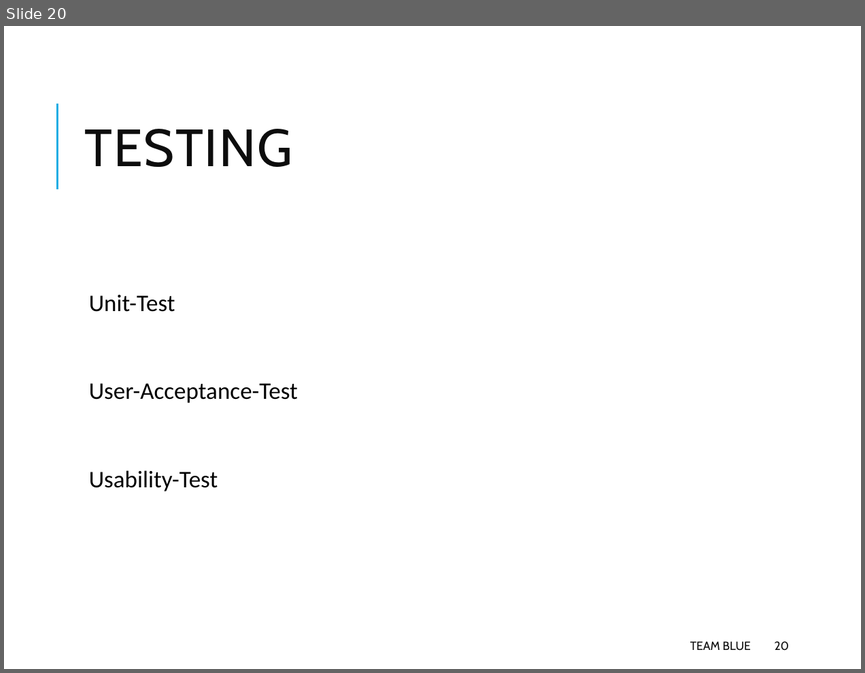
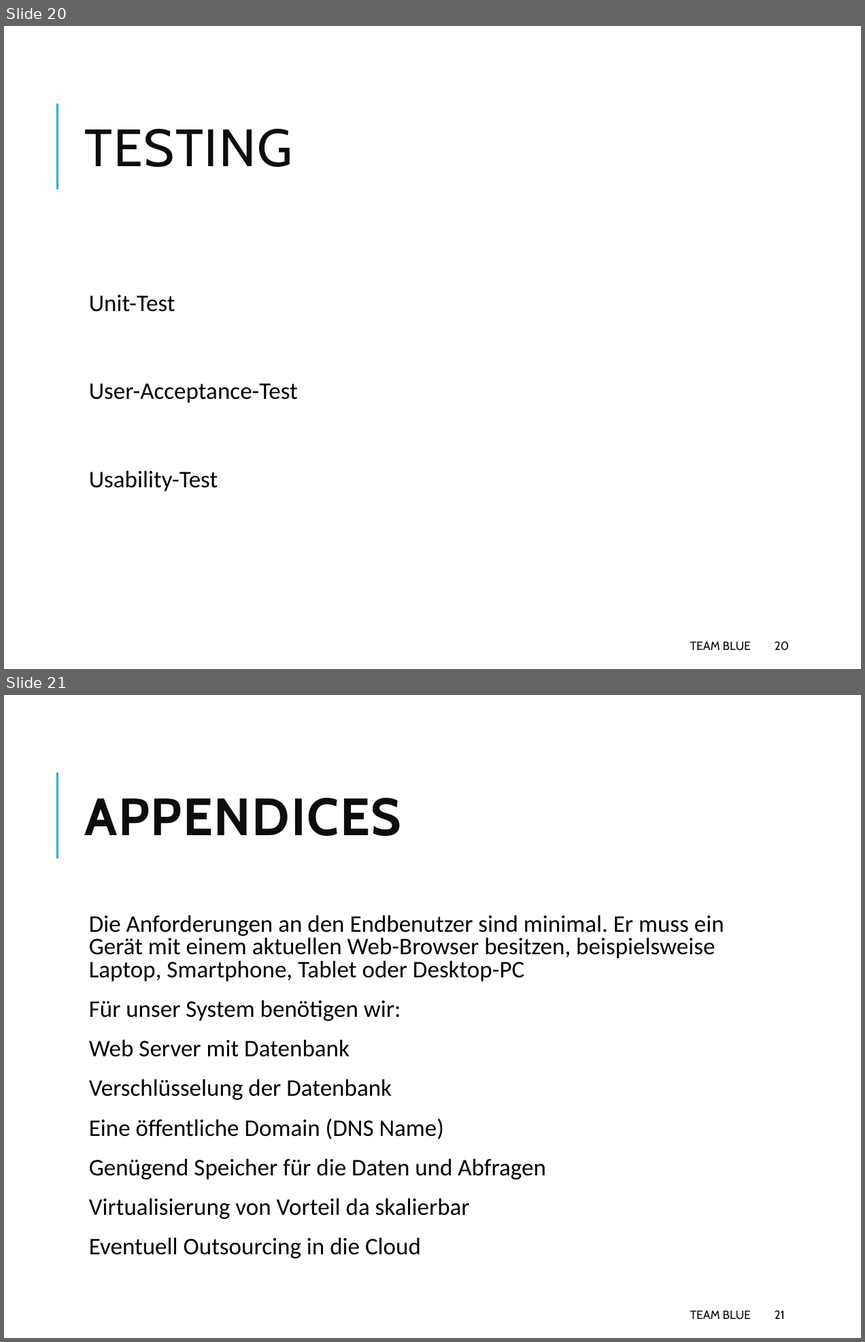
Before and after one commit to Hyferion/ch.bfh.bti7081.s2018.blue, a slide deck: Docs/task02/Task 2.pptx. Shown one above the other, each under a label of ours: slide 20 before the commit, slides 20 and 21 after it. The pictures are 865x673 and 865x1342 pixels, drawn with LibreOffice and Linux fonts; fonts in the diff are those of the drawing. Boxes give left, top, right and bottom in pixels: in the first picture for what was removed or moved away, otherwise in the second. Text is boxed around its words. In the diff, an @@ line names an element or a change of style, - is before the commit and + after.

Commit message:
ppt

```diff
--- a/Docs/task02/Task 2.pptx
+++ b/Docs/task02/Task 2.pptx
@@ slide 21 added at [4,695,861,1338], background #FFFFFF; not listed: 1 template element that a slide beside it also shows @@
@@ title added at [84,798,401,836], 44 pt, text #0D0D0D, bold @@
+APPENDICES
@@ text added at [89,915,724,1258], 20 pt, text #000000 @@
+  Die Anforderungen an den Endbenutzer sind minimal. Er muss ein Gerät mit einem aktuellen Web-Browser besitzen, beispielsweise Laptop, Smartphone, Tablet oder Desktop-PC
+  Für unser System benötigen wir:
+  Web Server mit Datenbank
+  Verschlüsselung der Datenbank
+  Eine öffentliche Domain (DNS Name)
+  Genügend Speicher für die Daten und Abfragen
+  Virtualisierung von Vorteil da skalierbar
+  Eventuell Outsourcing in die Cloud
@@ text added at [690,1310,751,1319], 10 pt, text #0D0D0D @@
+TEAM BLUE
@@ page number added at [774,1310,785,1319], 10 pt, text #0D0D0D @@
+21
```
Also in this commit, not shown: 3 slides changed.
